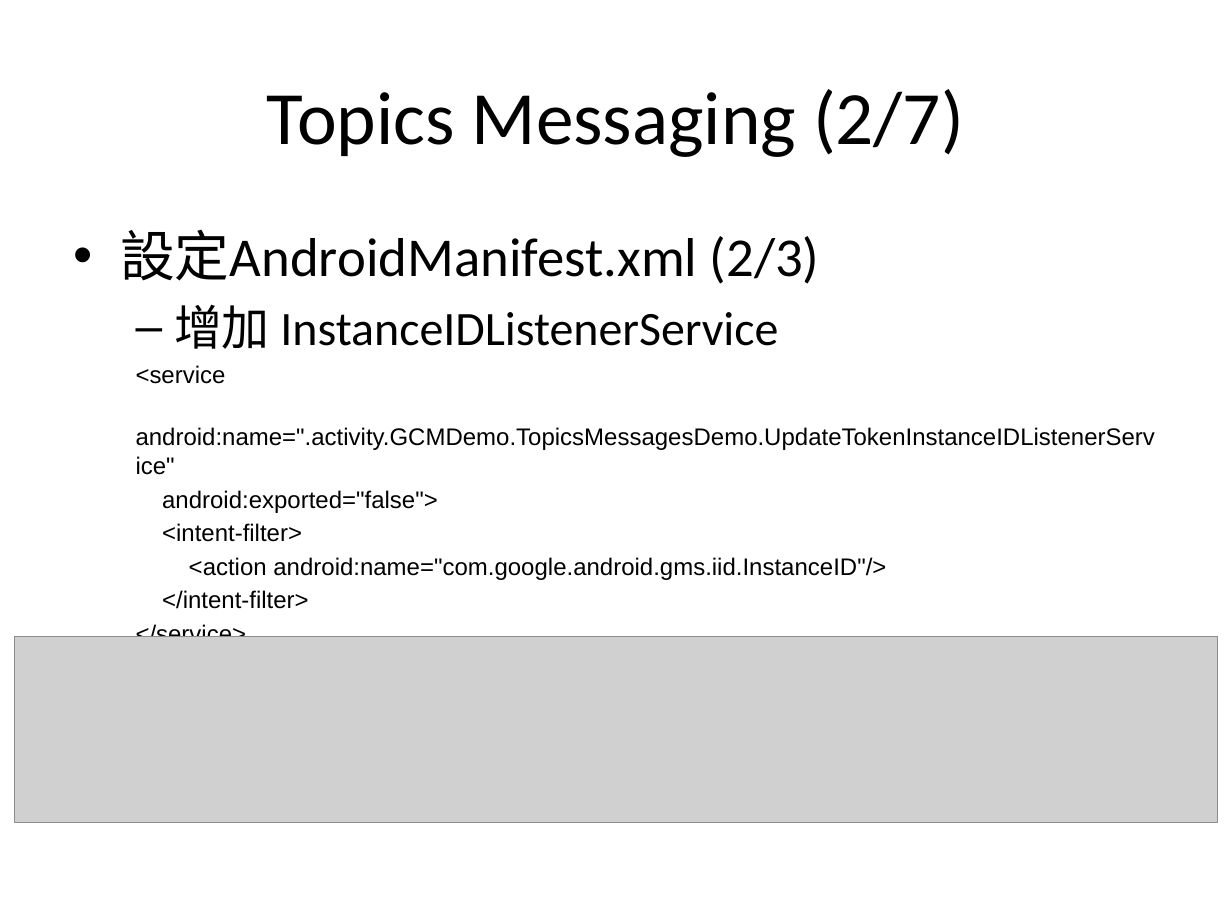
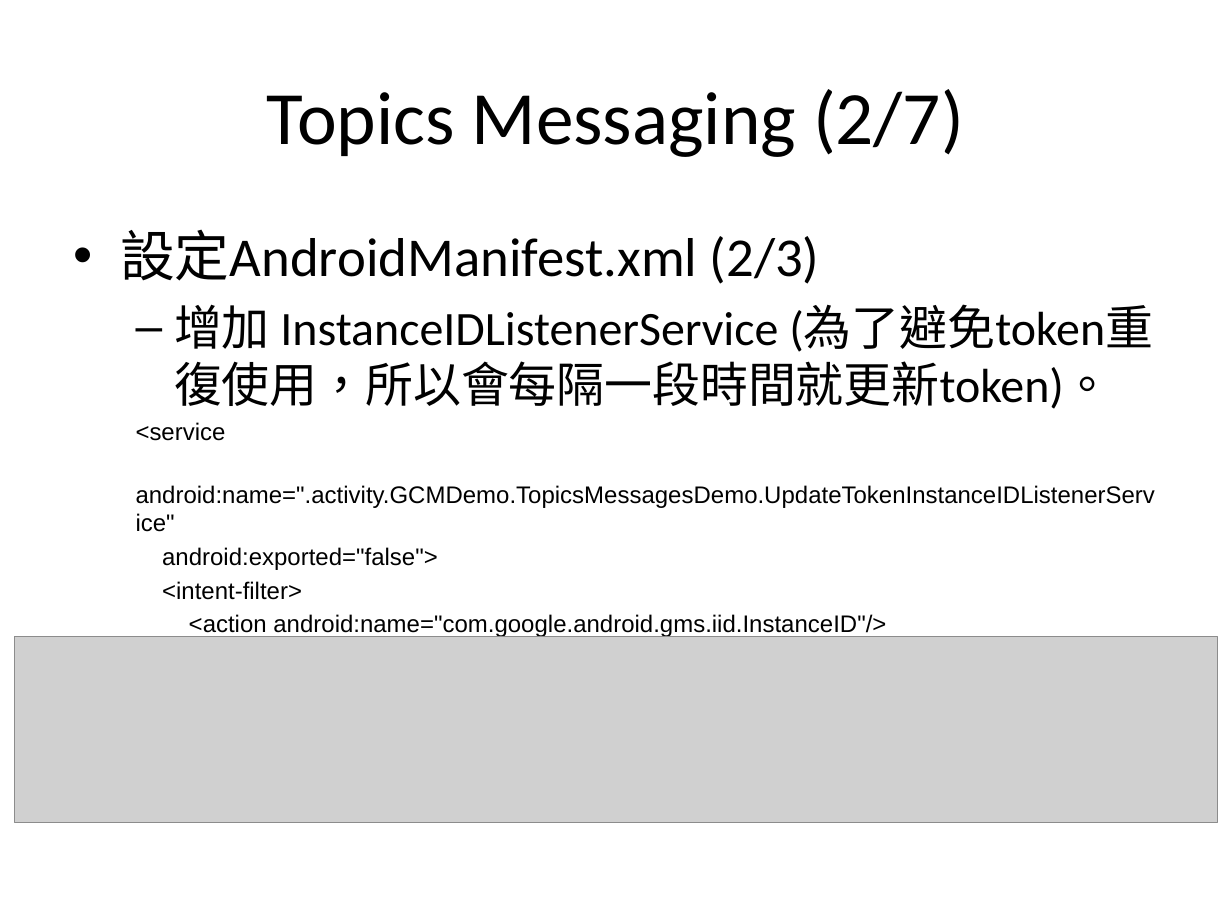
Before and after one commit to sonnyshih/AndroidDemoSample, a slide deck: slide 33 of CustomerUIDemo/GCM instruction.pptx. Drawn at 1232x924 pixels with LibreOffice and Linux fonts; fonts in the diff are those of the drawing; grey boxes stand for pictures. Boxes give left, top, right and bottom in pixels: in the first picture for what was removed or moved away, otherwise in the second. Text is boxed around its words. In the diff, an @@ line names an element or a change of style, - is before the commit and + after.

Commit message:
1. Modify GCM instruction.pptx

```diff
--- a/CustomerUIDemo/GCM instruction.pptx
+++ b/CustomerUIDemo/GCM instruction.pptx
@@ text at bbox=[174, 304, 1153, 409]: text changed @@
-  – 增加 InstanceIDListenerService
+  – 增加 InstanceIDListenerService (為了避免token重復使用，所以會每隔一段時間就更新token)。
```
